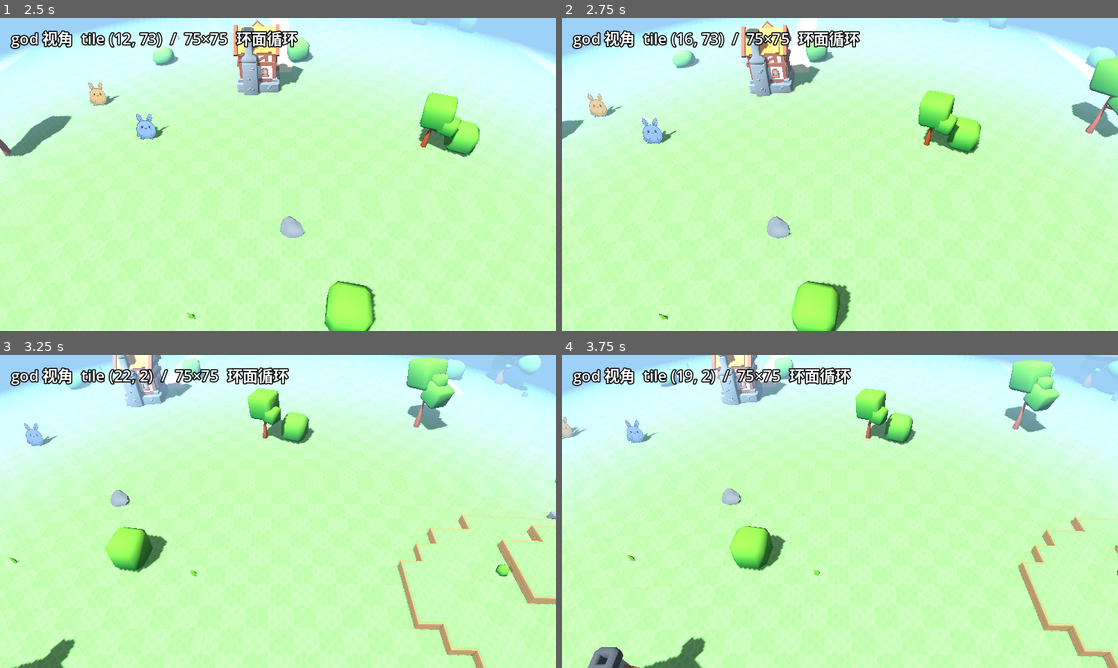
Above: before the commit, frames 1-4 (two rows, left to right).
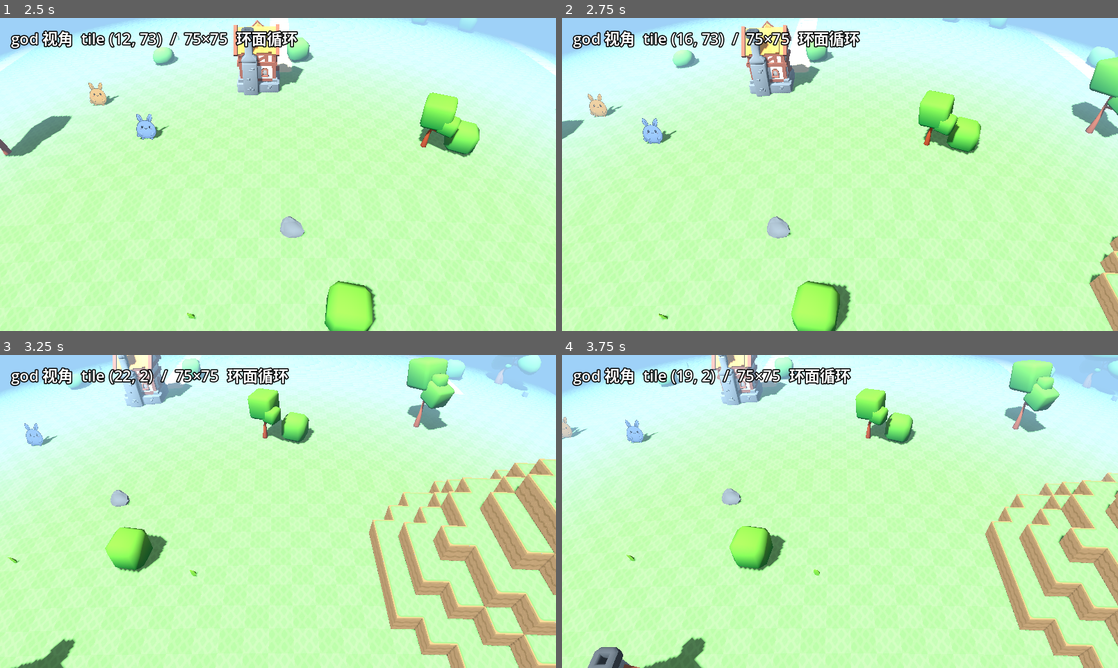
Above: after the commit, the same moments.

Repository: hoveychen/maliang
Game: Godot game, scene res://main.tscn
The game is run twice, just before and just after one commit, with the same random seed, the same clock (stepped at 60 frames per second) and the same inputs.
Inputs (mouse positions are in pixels of both pictures, inside the frame that each line leads up to):
- Up to frame 1 (2.5 s): tap Enter (ui_accept) at 0.5, 0.77, 2 s; move the mouse to (400, 158) at 0.52 s; hold Right (ui_right) 0.53-1.25 s; click (400, 158) at 0.67 s; drag from (166, 190) to (250, 237) at 1.27 s; move the mouse to (333, 105) at 2.02 s; hold Right (ui_right) from 2.03 s (still down)
- Up to frame 2 (2.75 s): keep holding Right (ui_right)
- Up to frame 3 (3.25 s): release Right (ui_right) at 2.75 s; drag from (250, 574) to (111, 464) at 2.77 s
- Up to frame 4 (3.75 s): tap Enter (ui_accept) at 3.5 s; move the mouse to (1006, 558) at 3.52 s; hold Left (ui_left) from 3.53 s (still down)

Frame 1 is identical in both runs. In frame 2, 0.8% of the frame differs, in the area x 94-100%, y 69-100%; in frame 3, 10%, in the area x 66-100%, y 33-100%; in frame 4, 6.2%.

Commit message:
feat(terrain): 比例重定标——STEP_HEIGHT 2m(1格/级)、高度上限 255、北部 8 级同心台地演示山
东西向缓坡逐级可爬、南北向多级陡崖；'台阶差≤1'不再是地形不变量（可爬性归移动规则管）

Diff:
--- a/scripts/terrain_map.gd
+++ b/scripts/terrain_map.gd
@@ -7,13 +7,13 @@
 ## 默认地形布局（手绘式确定性生成，坐标单位 = tile 索引 0..74）：
 ## - 村庄路网：三条纵向双宽路（x=12/37/61 列）+ 一条横向双宽路（z=37 行）+ 中央广场
 ## - 池塘：村庄西南 (24.5, 24.5) 椭圆水面（岸边全部平地）
-## - 北部高地：(37.5, 7.5) 一级台地，内嵌 (37.5, 6.5) 二级小丘（草地，先纯视觉）
+## - 北部演示山：(37.5, 6.5) 八级同心台地（织梦岛式；东西向缓坡可逐级爬，南北向陡崖多级跳变）
 
 const T_GRASS := 0
 const T_PATH := 1
 const T_WATER := 2
-const MAX_HEIGHT := 2
-const STEP_HEIGHT := 1.0  ## 每级台阶的世界高度（米）；渲染层用，逻辑/寻路暂仍走平地
+const MAX_HEIGHT := 255   ## 数据上限（存储为 byte）；默认地形演示山只到 8 级
+const STEP_HEIGHT := 2.0  ## 每级台阶的世界高度（米）= 1 格（tile 边长）；相邻 tile 跳变可超 1 级（陡崖）
 
 static var _types := PackedByteArray()
 static var _heights := PackedByteArray()
@@ -50,9 +50,9 @@
 	_paint()
 
 static func _paint() -> void:
-	# 高地先画（路/水后画时可覆盖判断）：北部一级台地 + 二级小丘
-	_paint_ellipse_height(37.5, 7.5, 9.5, 4.8, 1)
-	_paint_ellipse_height(37.5, 6.5, 4.5, 2.4, 2)
+	# 北部演示山：8 级同心椭圆台地，逐级覆盖抬高（每级 x 缩 1.3、z 缩 0.75 tile）
+	for lvl in range(1, 9):
+		_paint_ellipse_height(37.5, 6.5, 12.0 - 1.3 * float(lvl), 6.8 - 0.75 * float(lvl), lvl)
 
 	# 村庄路网：z 范围避开北部高地（z>=14）
 	_paint_rect_type(12, 14, 13, 61, T_PATH)   # 西纵路
--- a/test/test_terrain_map.gd
+++ b/test/test_terrain_map.gd
@@ -33,10 +33,17 @@
 	fails += _check("plaza is path", TerrainMap.tile_type(Vector2i(37, 37)), TerrainMap.T_PATH)
 	fails += _check("west road is path", TerrainMap.tile_type(Vector2i(12, 30)), TerrainMap.T_PATH)
 	fails += _check("pond is water", TerrainMap.tile_type(Vector2i(24, 24)), TerrainMap.T_WATER)
-	fails += _check("knoll is h2", TerrainMap.tile_height(Vector2i(37, 7)), 2)
-	fails += _check("plateau is h1", TerrainMap.tile_height(Vector2i(33, 8)), 1)
+	fails += _check("mountain peak h8", TerrainMap.tile_height(Vector2i(37, 6)), 8)
+	fails += _check("mountain mid h5", TerrainMap.tile_height(Vector2i(33, 8)), 5)
 	fails += _check("far corner grass", TerrainMap.tile_type(Vector2i(2, 70)), TerrainMap.T_GRASS)
 	fails += _check("far corner flat", TerrainMap.tile_height(Vector2i(2, 70)), 0)
+
+	# 全图最高点 = 演示山 8 级
+	var hmax := 0
+	for z in range(n):
+		for x in range(n):
+			hmax = maxi(hmax, TerrainMap.tile_height(Vector2i(x, z)))
+	fails += _check("max height is 8", hmax, 8)
 
 	# 环面 wrap：越界索引等价
 	fails += _check("wrap type", TerrainMap.tile_type(Vector2i(37 + n, 37 - n)), TerrainMap.tile_type(Vector2i(37, 37)))
@@ -47,16 +54,16 @@
 	fails += _check("center roundtrip x", float(WorldGrid.to_tile(c).x), 10.0)
 	fails += _check("center roundtrip z", float(WorldGrid.to_tile(c).y), 20.0)
 
-	# 高度台阶不变量：相邻 tile 高度差 ≤1（保证 P6 侧壁只需一级悬崖拼块）
-	var bad_step := 0
-	for z in range(n):
-		for x in range(n):
-			var h0 := TerrainMap.tile_height(Vector2i(x, z))
-			if absi(h0 - TerrainMap.tile_height(Vector2i(x + 1, z))) > 1:
-				bad_step += 1
-			if absi(h0 - TerrainMap.tile_height(Vector2i(x, z + 1))) > 1:
-				bad_step += 1
-	fails += _check("height steps <= 1", bad_step, 0)
+	# 演示山东西向缓坡可逐级爬：沿 z=6 行从西侧山脚到峰顶，高度单调不减且首尾贯通
+	# （南北向允许多级陡崖——能否攀爬是移动规则的事，不是地形不变量）
+	var prev := 0
+	var monotonic := true
+	for x in range(26, 38):
+		var hx := TerrainMap.tile_height(Vector2i(x, 6))
+		if hx < prev:
+			monotonic = false
+		prev = hx
+	fails += _check("west ridge climbs to peak", 1 if (monotonic and prev == 8) else 0, 1)
 
 	if fails == 0:
 		print("terrain_map tests PASS")
